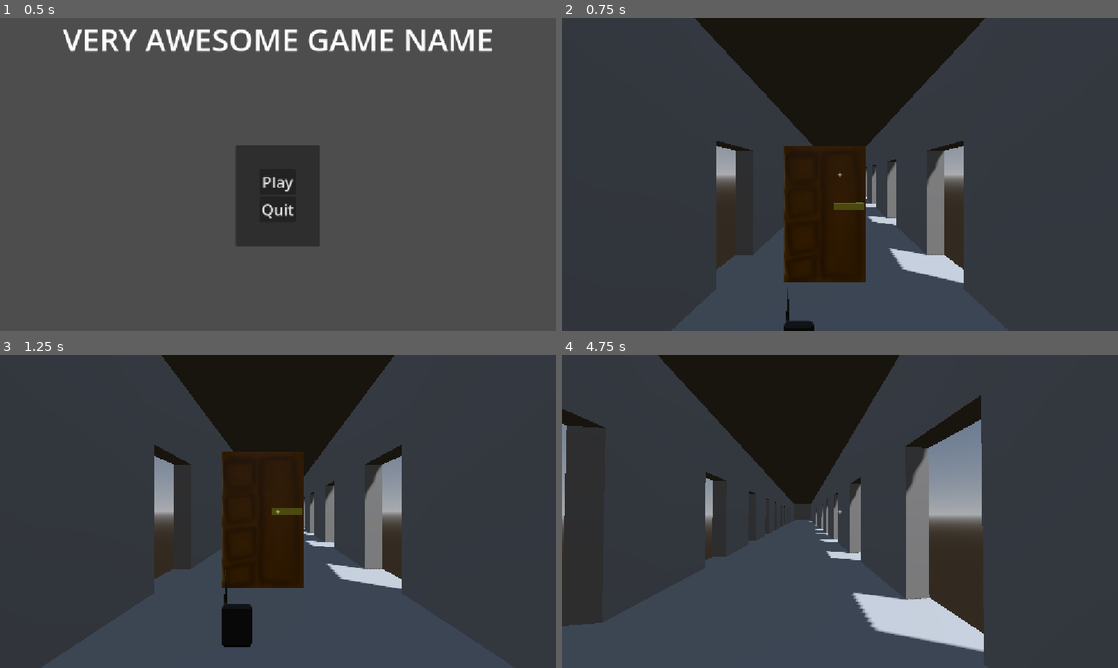
Above: before the commit, frames 1-4 (two rows, left to right).
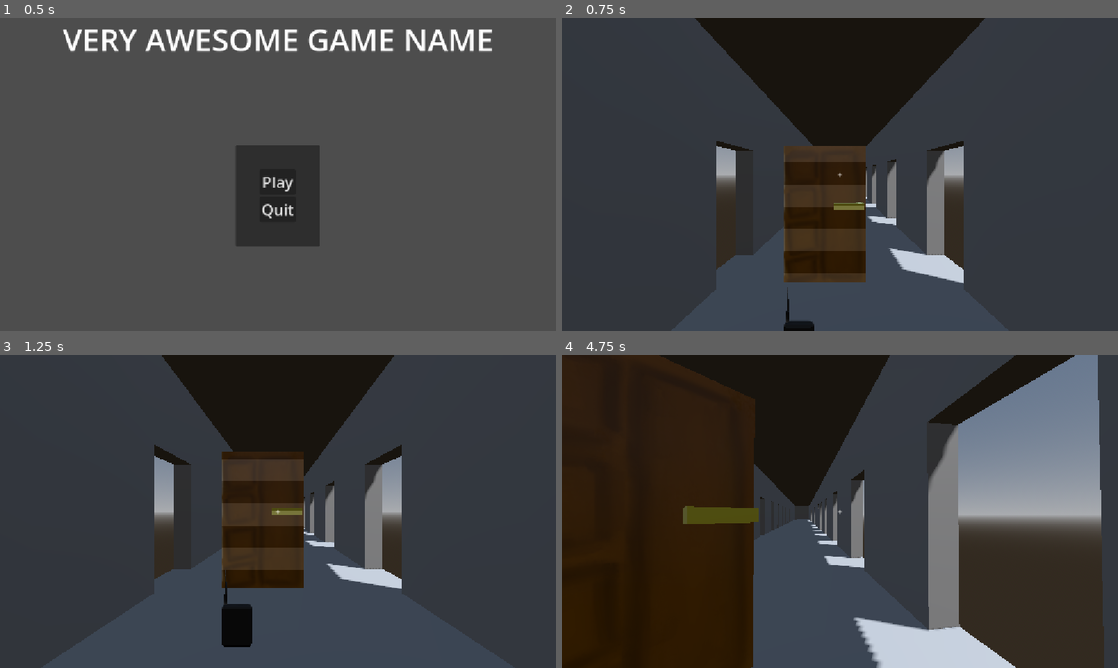
Above: after the commit, the same moments.

Repository: Krikmann/MachineGhost
Game: Godot game, scene res://Content/Menus/MainMenu/main_menu.tscn
The game is run twice, just before and just after one commit, with the same random seed, the same clock (stepped at 60 frames per second) and the same inputs.
Inputs (mouse positions are in pixels of both pictures, inside the frame that each line leads up to):
- Up to frame 1 (0.5 s): no input
- Up to frame 2 (0.75 s): click "Play" at 0.5 s
- Up to frame 3 (1.25 s): no input
- Up to frame 4 (4.75 s): move the mouse to (867, 511) at 1.27 s; hold E (interact) 1.28-2.03 s; hold W (up) from 1.28 s (still down); tap Space (jump) at 1.52, 2.27, 3.77, 4.52 s; move the mouse to (812, 511) at 2.02 s; tap E (interact) at 2.1, 3.05, 3.6 s; move the mouse to (851, 505) at 2.77 s; hold F (sb_voice) 2.78-3.53 s; move the mouse to (834, 517) at 3.52 s; move the mouse to (878, 514) at 4.27 s; hold E (interact) from 4.28 s (still down)

Frame 1 is identical in both runs. In frame 2, 3.3% of the frame differs, in the area x 39-55%, y 40-85%; in frame 3, 3.1%; in frame 4, 62%, in the area x 0-98%, y 0-100%.

Commit message:
Made interaction overaly work

Diff:
--- a/ghost-machine/Content/Player/Interaction.gd
+++ b/ghost-machine/Content/Player/Interaction.gd
@@ -3,15 +3,39 @@
 
 @onready var prompt
 var collider
+var last_collider
 
 
 func _physics_process(delta: float) -> void:
 	if is_colliding():
 		collider = get_collider()
-	else: collider = null
+		_set_overlay_strength(collider, 1.0)
+		if last_collider != collider:
+			_set_overlay_strength(last_collider, 0.0)
+			last_collider = collider
+
+
+	else:
+		if not collider: return
+		_set_overlay_strength(collider, 0.0)
+		collider = null
 
 
 func _unhandled_input(event: InputEvent) -> void:
 	if event.is_action_pressed("interact"):
 		if collider and collider.has_method("interact"):
 			collider.interact()
+
+
+func _set_overlay_strength(target_node: Node3D, strength: float) -> void:
+	if not is_instance_valid(target_node):
+		return
+
+	# Using "GeometryInstance3D" catches all types of 3D meshes no matter their node names
+	var meshes = target_node.find_children("*", "MeshInstance3D")
+
+	for mesh in meshes:
+		if mesh.material_overlay: #and mesh.material_overlay.get_shader_parameter("overlay_strength") != null:
+			# Checking the shader's uniform list is much safer than checking parameter data values
+			#var shader = mesh.material_overlay.get("shader")
+			mesh.set_instance_shader_parameter("overlay_strength", strength)
--- a/ghost-machine/Objects/Door/door.tscn
+++ b/ghost-machine/Objects/Door/door.tscn
@@ -1,17 +1,138 @@
 [gd_scene format=3 uid="uid://c7pjas5aodici"]
 
 [ext_resource type="Script" uid="uid://bt36svb0qkfyq" path="res://Objects/Door/door.gd" id="1_xnqow"]
-[ext_resource type="Script" uid="uid://cajnbtd4j5vlo" path="res://Objects/InteractionSystem/Interactable.gd" id="2_c24xa"]
 [ext_resource type="PackedScene" uid="uid://dix5xjw7vjsxd" path="res://Objects/Door/uks.glb" id="2_yh2pu"]
+[ext_resource type="Shader" uid="uid://exsoc8831120" path="res://Objects/InteractionSystem/HoverOverlay.tres" id="3_c24xa"]
 
 [sub_resource type="BoxShape3D" id="BoxShape3D_v36i1"]
 size = Vector3(3.3635254, 6.466919, 3.375)
 
-[node name="Door" type="Node3D" unique_id=2032582818 node_paths=PackedStringArray("DoorAnchor")]
+[sub_resource type="VisualShaderNodeFloatFunc" id="VisualShaderNodeFloatFunc_yh2pu"]
+output_port_for_preview = 0
+function = 18
+
+[sub_resource type="VisualShaderNodeInput" id="VisualShaderNodeInput_c24xa"]
+input_name = "time"
+
+[sub_resource type="VisualShaderNodeVec2Parameter" id="VisualShaderNodeVec2Parameter_qxoed"]
+parameter_name = "Speed"
+default_value_enabled = true
+default_value = Vector2(0, 0.03)
+
+[sub_resource type="VisualShaderNodeVectorOp" id="VisualShaderNodeVectorOp_y42rg"]
+output_port_for_preview = 0
+default_input_values = [0, Vector2(0, 0), 1, Vector2(0, 0)]
+op_type = 0
+operator = 2
+
+[sub_resource type="VisualShaderNodeColorParameter" id="VisualShaderNodeColorParameter_p0hg6"]
+output_port_for_preview = 0
+parameter_name = "Color"
+
+[sub_resource type="VisualShaderNodeVectorDecompose" id="VisualShaderNodeVectorDecompose_ucsix"]
+default_input_values = [0, Vector2(0, 0)]
+op_type = 0
+
+[sub_resource type="VisualShaderNodeFloatOp" id="VisualShaderNodeFloatOp_afebq"]
+default_input_values = [0, 0.0, 1, 2.55]
+
+[sub_resource type="VisualShaderNodeVectorOp" id="VisualShaderNodeVectorOp_1xy3w"]
+output_port_for_preview = 0
+default_input_values = [0, Quaternion(0, 0, 0, 0), 1, Quaternion(0, 0, 0, 0)]
+op_type = 2
+operator = 2
+
+[sub_resource type="VisualShaderNodeFloatParameter" id="VisualShaderNodeFloatParameter_1buim"]
+parameter_name = "overlay_strength"
+qualifier = 2
+default_value_enabled = true
+
+[sub_resource type="VisualShaderNodeInput" id="VisualShaderNodeInput_y2sq3"]
+expanded_output_ports = [0]
+input_name = "uv"
+
+[sub_resource type="VisualShaderNodeFloatParameter" id="VisualShaderNodeFloatParameter_dw2a6"]
+parameter_name = "Num_of_Lines"
+default_value_enabled = true
+default_value = 120.0
+
+[sub_resource type="VisualShaderNodeFloatOp" id="VisualShaderNodeFloatOp_cwva4"]
+operator = 2
+
+[sub_resource type="VisualShaderNodeFloatFunc" id="VisualShaderNodeFloatFunc_dbgar"]
+function = 0
+
+[sub_resource type="VisualShaderNodeFloatParameter" id="VisualShaderNodeFloatParameter_uwsey"]
+parameter_name = "Line_Thickness"
+default_value_enabled = true
+default_value = -10.0
+
+[sub_resource type="VisualShaderNodeFloatOp" id="VisualShaderNodeFloatOp_jld7t"]
+output_port_for_preview = 0
+operator = 5
+
+[sub_resource type="VisualShader" id="VisualShader_7oqdc"]
+modes/blend = 1
+preview_params/Color = "Color(0.32156864, 0.32156864, 0.32156864, 1)"
+nodes/vertex/0/position = Vector2(186.66667, 160)
+nodes/fragment/0/position = Vector2(640, 613.3333)
+nodes/fragment/2/node = SubResource("VisualShaderNodeColorParameter_p0hg6")
+nodes/fragment/2/position = Vector2(-333.33334, 226.66667)
+nodes/fragment/3/node = SubResource("VisualShaderNodeInput_y2sq3")
+nodes/fragment/3/position = Vector2(-1773.3334, 640)
+nodes/fragment/5/node = SubResource("VisualShaderNodeFloatParameter_dw2a6")
+nodes/fragment/5/position = Vector2(-1386.6666, 866.6667)
+nodes/fragment/6/node = SubResource("VisualShaderNodeFloatOp_cwva4")
+nodes/fragment/6/position = Vector2(-1026.6666, 706.6667)
+nodes/fragment/7/node = SubResource("VisualShaderNodeFloatFunc_dbgar")
+nodes/fragment/7/position = Vector2(-760, 746.6667)
+nodes/fragment/8/node = SubResource("VisualShaderNodeFloatParameter_uwsey")
+nodes/fragment/8/position = Vector2(-893.3333, 893.3333)
+nodes/fragment/9/node = SubResource("VisualShaderNodeFloatOp_jld7t")
+nodes/fragment/9/position = Vector2(-493.33334, 720)
+nodes/fragment/10/node = SubResource("VisualShaderNodeFloatFunc_yh2pu")
+nodes/fragment/10/position = Vector2(-226.66667, 746.6667)
+nodes/fragment/13/node = SubResource("VisualShaderNodeInput_c24xa")
+nodes/fragment/13/position = Vector2(-2213.3333, 893.3333)
+nodes/fragment/17/node = SubResource("VisualShaderNodeVec2Parameter_qxoed")
+nodes/fragment/17/position = Vector2(-2213.3333, 1013.3333)
+nodes/fragment/18/node = SubResource("VisualShaderNodeVectorOp_y42rg")
+nodes/fragment/18/position = Vector2(-1826.6666, 933.3333)
+nodes/fragment/24/node = SubResource("VisualShaderNodeVectorDecompose_ucsix")
+nodes/fragment/24/position = Vector2(-1626.6666, 853.3333)
+nodes/fragment/26/node = SubResource("VisualShaderNodeFloatOp_afebq")
+nodes/fragment/26/position = Vector2(-1360, 680)
+nodes/fragment/27/node = SubResource("VisualShaderNodeVectorOp_1xy3w")
+nodes/fragment/27/position = Vector2(133.33333, 546.6667)
+nodes/fragment/28/node = SubResource("VisualShaderNodeFloatParameter_1buim")
+nodes/fragment/28/position = Vector2(40, 973.3333)
+nodes/fragment/connections = PackedInt32Array(5, 0, 6, 1, 6, 0, 7, 0, 7, 0, 9, 0, 8, 0, 9, 1, 9, 0, 10, 0, 17, 0, 18, 1, 13, 0, 18, 0, 18, 0, 24, 0, 26, 0, 6, 0, 24, 1, 26, 1, 2, 0, 27, 0, 10, 0, 27, 1, 27, 0, 0, 0, 3, 1, 26, 0, 28, 0, 0, 1)
+
+[sub_resource type="ShaderMaterial" id="ShaderMaterial_6hnio"]
+render_priority = 0
+shader = SubResource("VisualShader_7oqdc")
+shader_parameter/Color = Color(0.5396635, 0.5396635, 0.53966343, 1)
+shader_parameter/Speed = Vector2(0, 0.03)
+shader_parameter/Num_of_Lines = 21.525
+shader_parameter/Line_Thickness = -10.0
+
+[sub_resource type="ShaderMaterial" id="ShaderMaterial_c24xa"]
+render_priority = 0
+shader = ExtResource("3_c24xa")
+shader_parameter/Color = Color(0.35156304, 0.35156283, 0.35156286, 1)
+shader_parameter/Speed = Vector2(0, 0.03)
+shader_parameter/Num_of_Lines = 120.0
+shader_parameter/Line_Thickness = -10.0
+
+[node name="Door" type="StaticBody3D" unique_id=1652005241 node_paths=PackedStringArray("DoorAnchor")]
 transform = Transform3D(0.5, 0, 0, 0, 0.5, 0, 0, 0, 0.5, 0, 0, 0)
 script = ExtResource("1_xnqow")
 DoorAnchor = NodePath("DoorAnchor")
 IsOpen = true
+
+[node name="CollisionShape3D" type="CollisionShape3D" parent="." unique_id=994696413]
+transform = Transform3D(-4.371139e-08, 0, 1, 0, 1, 0, -1, 0, -4.371139e-08, 0.06347649, 2.7334595, -1.7326994)
+shape = SubResource("BoxShape3D_v36i1")
 
 [node name="DoorAnchor" type="Node3D" parent="." unique_id=1065094316]
 transform = Transform3D(-4.371139e-08, 0, 1, 0, 1, 0, -1, 0, -4.371139e-08, 0, 0, 0)
@@ -19,16 +140,11 @@
 [node name="uks" parent="DoorAnchor" unique_id=1945532782 instance=ExtResource("2_yh2pu")]
 transform = Transform3D(1, 0, 0, 0, 1, 0, 0, 0, 1, 1.7499113, 0, 0)
 
+[node name="Cube" parent="DoorAnchor/uks" index="0" unique_id=1835882070]
+material_overlay = SubResource("ShaderMaterial_6hnio")
+
 [node name="Cube_001" parent="DoorAnchor/uks" index="1" unique_id=1634366284]
 layers = 3
-
-[node name="Area3D" type="Area3D" parent="DoorAnchor/uks" unique_id=920215893]
-script = ExtResource("2_c24xa")
-
-[node name="CollisionShape3D" type="CollisionShape3D" parent="DoorAnchor/uks/Area3D" unique_id=994696413]
-transform = Transform3D(1, 0, 0, 0, 1, 0, 0, 0, 1, -0.017211914, 2.7334595, 0.06347656)
-shape = SubResource("BoxShape3D_v36i1")
-
-[connection signal="interacted" from="DoorAnchor/uks/Area3D" to="." method="_on_area_3d_interacted"]
+material_overlay = SubResource("ShaderMaterial_c24xa")
 
 [editable path="DoorAnchor/uks"]
--- a/ghost-machine/Objects/InteractionSystem/HoverOverlay.tres
+++ b/ghost-machine/Objects/InteractionSystem/HoverOverlay.tres
@@ -37,6 +37,7 @@
 
 [sub_resource type="VisualShaderNodeFloatParameter" id="VisualShaderNodeFloatParameter_8payu"]
 parameter_name = "overlay_strength"
+qualifier = 2
 default_value_enabled = true
 
 [sub_resource type="VisualShaderNodeInput" id="VisualShaderNodeInput_d0f4t"]
